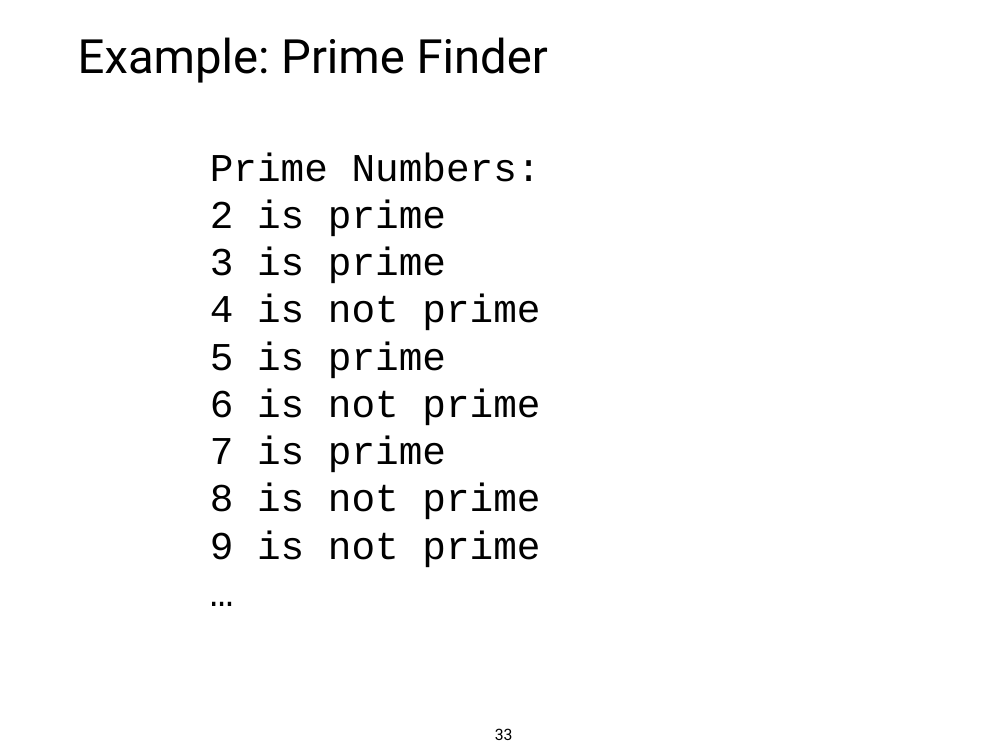
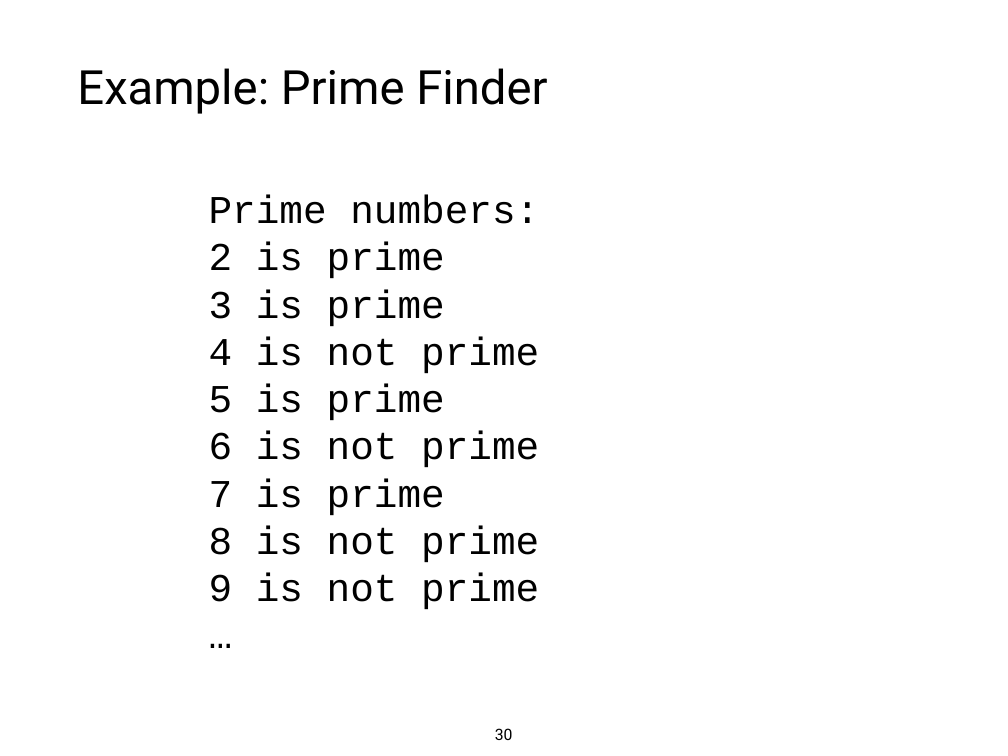
Before and after one commit to tylerharter/caraza-harter-com, a slide deck: slide 30 of tyler/meena/cs220/f21/materials/lec_11_F21.ppt (slide 33 before the commit). Drawn at 1008x756 pixels with LibreOffice and Linux fonts; fonts in the diff are those of the drawing. Boxes give left, top, right and bottom in pixels: in the first picture for what was removed or moved away, otherwise in the second. Text is boxed around its words. In the diff, an @@ line names an element or a change of style, - is before the commit and + after.

```diff
--- a/tyler/meena/cs220/f21/materials/lec_11_F21.ppt
+++ b/tyler/meena/cs220/f21/materials/lec_11_F21.ppt
@@ title "Example: Prime Finder": place and size @@
-title "Example: Prime Finder" at box(78, 37, 548, 83)
+title "Example: Prime Finder" at box(77, 68, 547, 114)
@@ text "Prime numbers:": place and size @@
-text "Prime numbers:" at box(210, 152, 541, 568)
+text "Prime numbers:" at box(209, 195, 539, 610)
@@ text at box(209, 195, 539, 224): text changed @@
-Prime Numbers:
+Prime numbers:
@@ page number at box(495, 728, 513, 740): text changed @@
-33
+30
```
Also in this commit, not shown: 4 other slides changed, 2 slides added, 4 slides removed, 4 other files.
